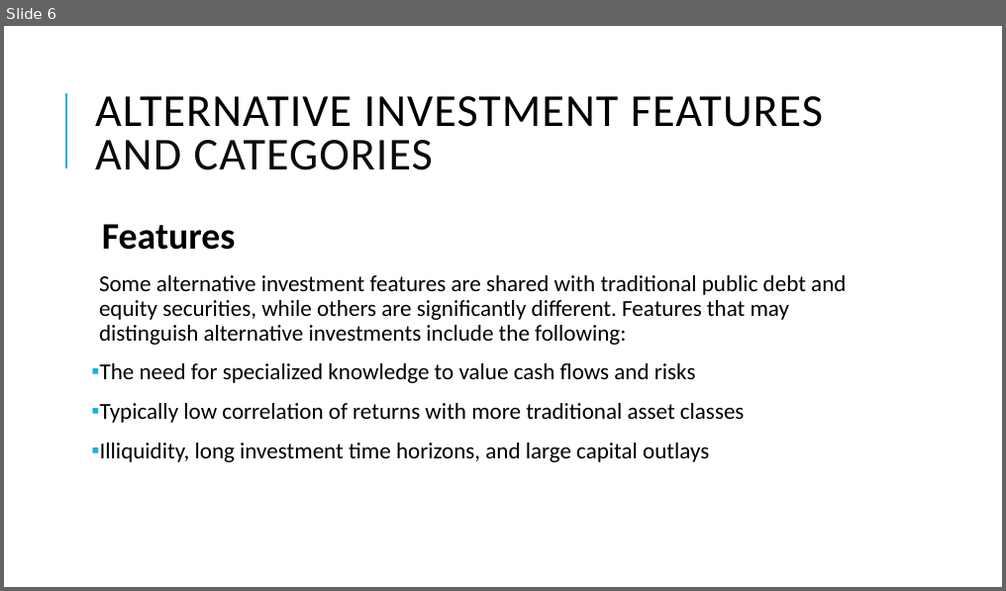
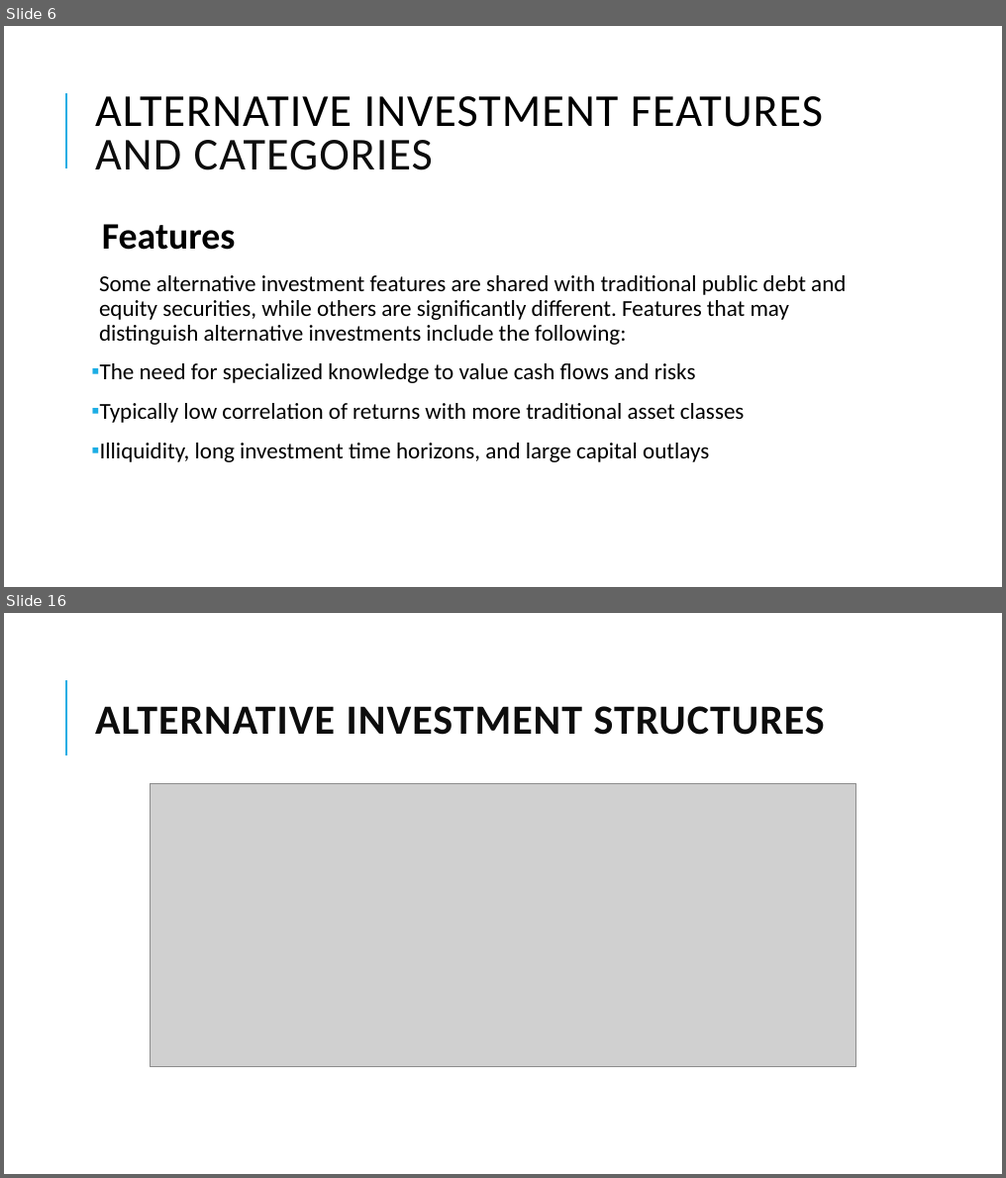
Before and after one commit to Isco0530/data, a slide deck: 2024Alternative.pptx. Shown one above the other, each under a label of ours: slide 6 before the commit, slides 6 and 16 after it; the slides between them are not shown. The pictures are 1006x591 and 1006x1178 pixels, drawn with LibreOffice and Linux fonts; fonts in the diff are those of the drawing; grey boxes stand for pictures. Boxes give left, top, right and bottom in pixels: in the first picture for what was removed or moved away, otherwise in the second. Text is boxed around its words. In the diff, an @@ line names an element or a change of style, - is before the commit and + after.

```diff
--- a/2024Alternative.pptx
+++ b/2024Alternative.pptx
@@ slide 16 added at [4,613,1002,1174], background #FFFFFF; not listed: 1 template element that a slide beside it also shows @@
@@ title added at [95,706,825,735], 40 pt, text #0D0D0D, bold @@
+ALTERNATIVE INVESTMENT STRUCTURES
@@ picture added at [150,783,856,1067] @@
```
Also in this commit, not shown: 2 slides changed, 11 other slides added.
